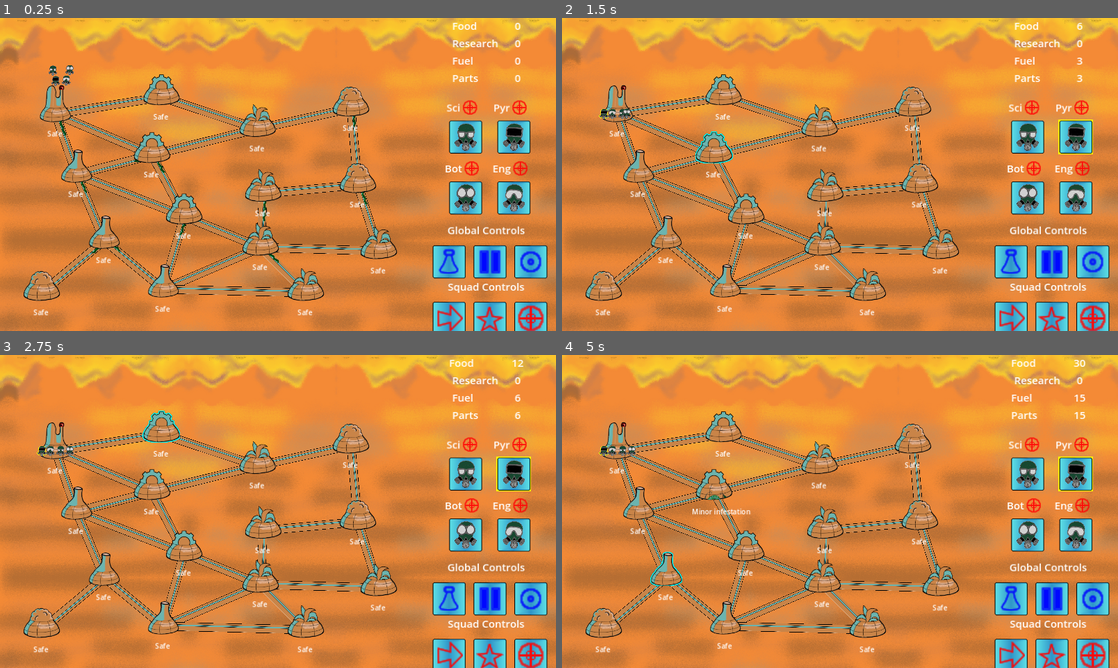
Above: before the commit, frames 1-4 (two rows, left to right).
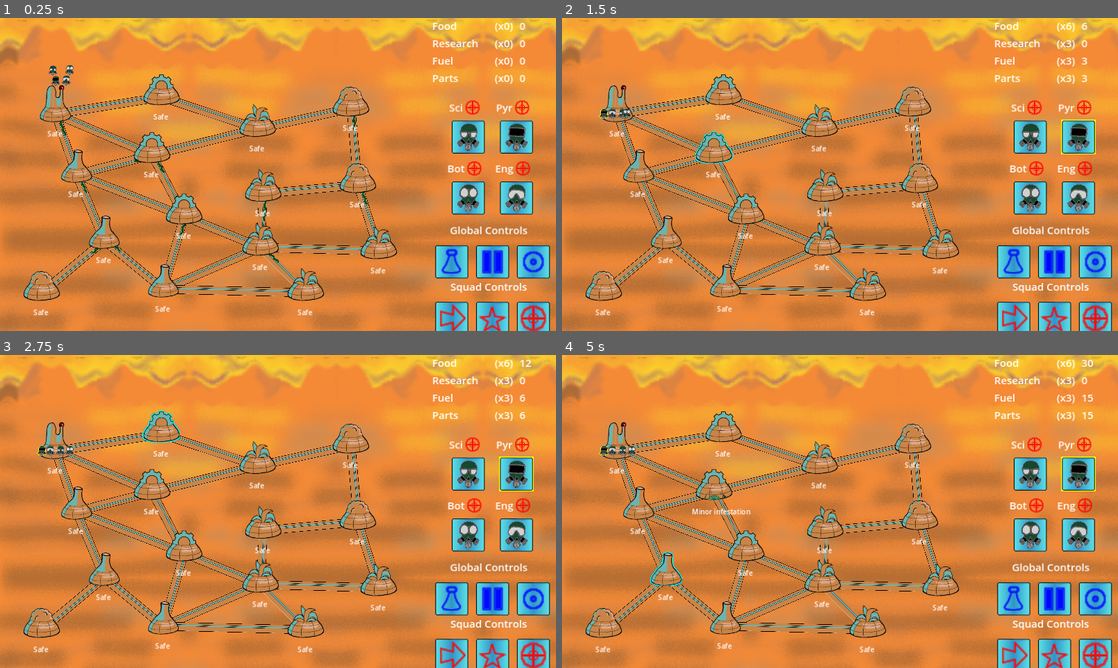
Above: after the commit, the same moments.

Repository: Aveli-games/contra-tentacula
Game: Godot game, scene res://main.tscn
Same seed, same stepped clock (60 frames per second), same inputs: the game is played once before the commit and once after it.
Inputs (mouse positions are in pixels of both pictures, inside the frame that each line leads up to):
- Up to frame 1 (0.25 s): no input
- Up to frame 2 (1.5 s): move the mouse to (617, 102) at 0.52 s; click (617, 102) at 0.67 s; move the mouse to (712, 143) at 1.27 s; click (712, 143) at 1.42 s
- Up to frame 3 (2.75 s): move the mouse to (161, 423) at 2.02 s; click (161, 423) at 2.17 s
- Up to frame 4 (5 s): tap Enter at 2.75, 4.25 s; move the mouse to (639, 502) at 2.77 s; click (639, 502) at 2.92 s; tap Space at 3.5 s; move the mouse to (745, 542) at 3.52 s; click (745, 542) at 3.67 s; move the mouse to (667, 567) at 4.27 s; click (667, 567) at 4.42 s

The runs differ from the first frame. In frame 1, 5.4% of the frame differs, in the area x 77-99%, y 1-100%; in frame 2, 5.4%; in frame 3, 5.4%; in frame 4, 5.5%.

Commit message:
Domes report when their production state changes
UI reflects change in dome production

Diff:
--- a/autoloads/Globals.gd
+++ b/autoloads/Globals.gd
@@ -3,7 +3,7 @@
 signal resource_updated
 
 enum InfestationType {NONE, AIR, WATER, GROUND}
-enum InfestationStage {UNINFESTED, MINOR, MODERATE, MAJOR, FULL, LOST}
+enum InfestationStage {NONE, UNINFESTED, MINOR, MODERATE, MAJOR, FULL, LOST}
 enum ResourceType {NONE, FOOD, FUEL, PARTS, RESEARCH}
 enum SquadType {NONE, SCIENTIST, PYRO, BOTANIST, ENGINEER}
 enum ActionType {NONE, MOVE, SPECIAL, FIGHT}
--- a/dome.gd
+++ b/dome.gd
@@ -5,12 +5,13 @@
 signal fully_infested
 signal infestation_removed
 signal targeted
+signal production_changed
 
 const DOME_SPRITES_PATH = "res://art/dome_sprites"
 const INFESTATION_COUNTDOWN = 30
 
 var infestation_percentage: float = 0.0
-var infestation_stage: Globals.InfestationStage = Globals.InfestationStage.UNINFESTED
+var infestation_stage: Globals.InfestationStage = Globals.InfestationStage.NONE
 var infestation_type: Globals.InfestationType = Globals.InfestationType.NONE
 var infestation_rate = Globals.BASE_DOME_INFESTATION_RATE
 var infestation_rate_modifiers = {}
@@ -44,6 +45,7 @@
 			infestation_stage = Globals.InfestationStage.UNINFESTED
 			$DomeStatus.text = "Safe"
 			$ResourceGenerationTimer.start(1)
+			production_changed.emit(self, true)
 		var random_roll = randf()
 		if random_roll < get_modified_infestation_chance():
 			infestation_percentage += 0.01
@@ -63,6 +65,7 @@
 		if infestation_stage != Globals.InfestationStage.FULL:
 			infestation_stage = Globals.InfestationStage.FULL
 			$ResourceGenerationTimer.stop()
+			production_changed.emit(self, false)
 		if $DomeLostCountdownTimer.is_stopped():
 			$DomeStatus.text = "Fully infested: %s" % INFESTATION_COUNTDOWN
 			fully_infested.emit()
--- a/main.gd
+++ b/main.gd
@@ -30,6 +30,7 @@
 
 	for child in $Domes.get_children():
 		child.targeted.connect(_on_dome_targeted)
+		child.production_changed.connect(_on_dome_production_changed)
 		if child == $Domes/Dome:
 			child.set_resource_type(Globals.ResourceType.FOOD)
 			child.set_sprite("res://art/dome_sprites/Dome_hq_96.png")
@@ -97,3 +98,9 @@
 func _on_research_toggled(is_enabled: bool):
 	for dome in $Domes.get_children():
 		dome.toggle_research(is_enabled)
+
+func _on_dome_production_changed(dome: Dome, is_producing: bool):
+	if is_producing:
+		$UI.add_resource_producer(dome.resource_type, 1)
+	else:
+		$UI.add_resource_producer(dome.resource_type, -1)
--- a/resource_info_display.tscn
+++ b/resource_info_display.tscn
@@ -21,6 +21,11 @@
 text = "RESOURCE
 "
 
+[node name="ProducingDomes" type="Label" parent="."]
+layout_mode = 2
+text = "(x0)"
+
 [node name="ResourceAmount" type="Label" parent="."]
+custom_minimum_size = Vector2(60, 0)
 layout_mode = 2
 text = "0"
--- a/ui.gd
+++ b/ui.gd
@@ -7,6 +7,13 @@
 
 # TODO: Dynamically populate icons, primarily squad commands, based on available
 #    squad properties
+
+var resource_producers = {
+	Globals.ResourceType.FOOD: 0,
+	Globals.ResourceType.FUEL: 0,
+	Globals.ResourceType.PARTS: 0,
+	Globals.ResourceType.RESEARCH: 0
+}
 
 # Called when the node enters the scene tree for the first time.
 func _ready():
@@ -31,3 +38,15 @@
 func _on_fight_button_selected(button: TextureIcon):
 	Input.set_custom_mouse_cursor(button.get_icon())
 	action_selected.emit(Globals.ActionType.FIGHT)
+
+func add_resource_producer(resource_type, change):
+	resource_producers[resource_type] += change
+	match resource_type:
+		Globals.ResourceType.FOOD:
+			$RightSidebar/ResourceDisplay/FoodInfo/ProducingDomes.text = "(x%s)" % resource_producers[resource_type]
+		Globals.ResourceType.FUEL:
+			$RightSidebar/ResourceDisplay/FuelInfo/ProducingDomes.text = "(x%s)" % resource_producers[resource_type]
+		Globals.ResourceType.PARTS:
+			$RightSidebar/ResourceDisplay/PartsInfo/ProducingDomes.text = "(x%s)" % resource_producers[resource_type]
+		Globals.ResourceType.RESEARCH:
+			$RightSidebar/ResourceDisplay/ResearchInfo/ProducingDomes.text = "(x%s)" % resource_producers[resource_type]
--- a/ui.tscn
+++ b/ui.tscn
@@ -55,8 +55,8 @@
 
 [node name="RightSidebar" type="VBoxContainer" parent="."]
 custom_minimum_size = Vector2(0, 720)
-offset_left = 960.0
-offset_right = 1280.0
+offset_left = 952.0
+offset_right = 1300.0
 offset_bottom = 720.0
 theme_override_constants/separation = 32
 
